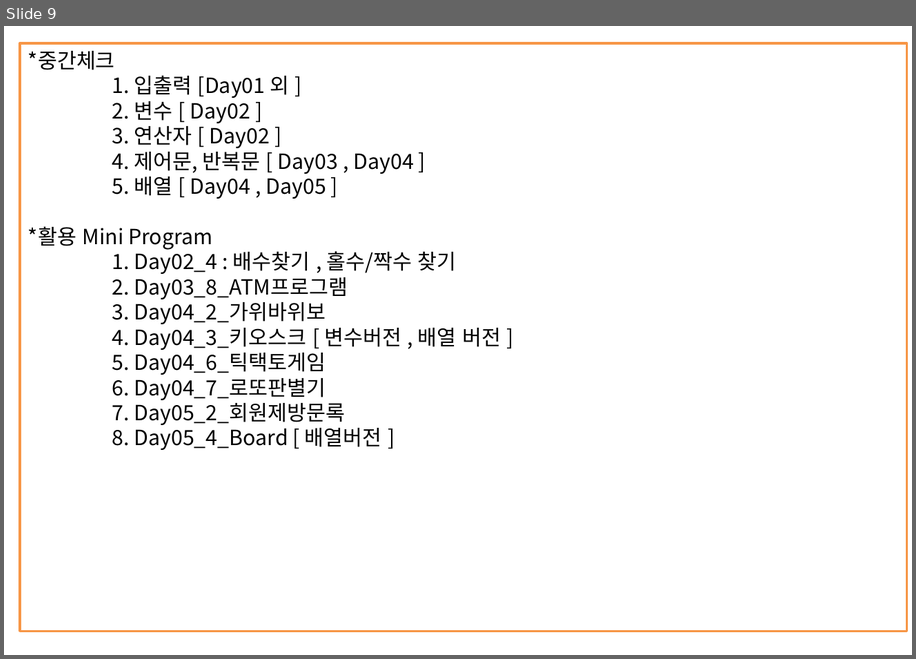
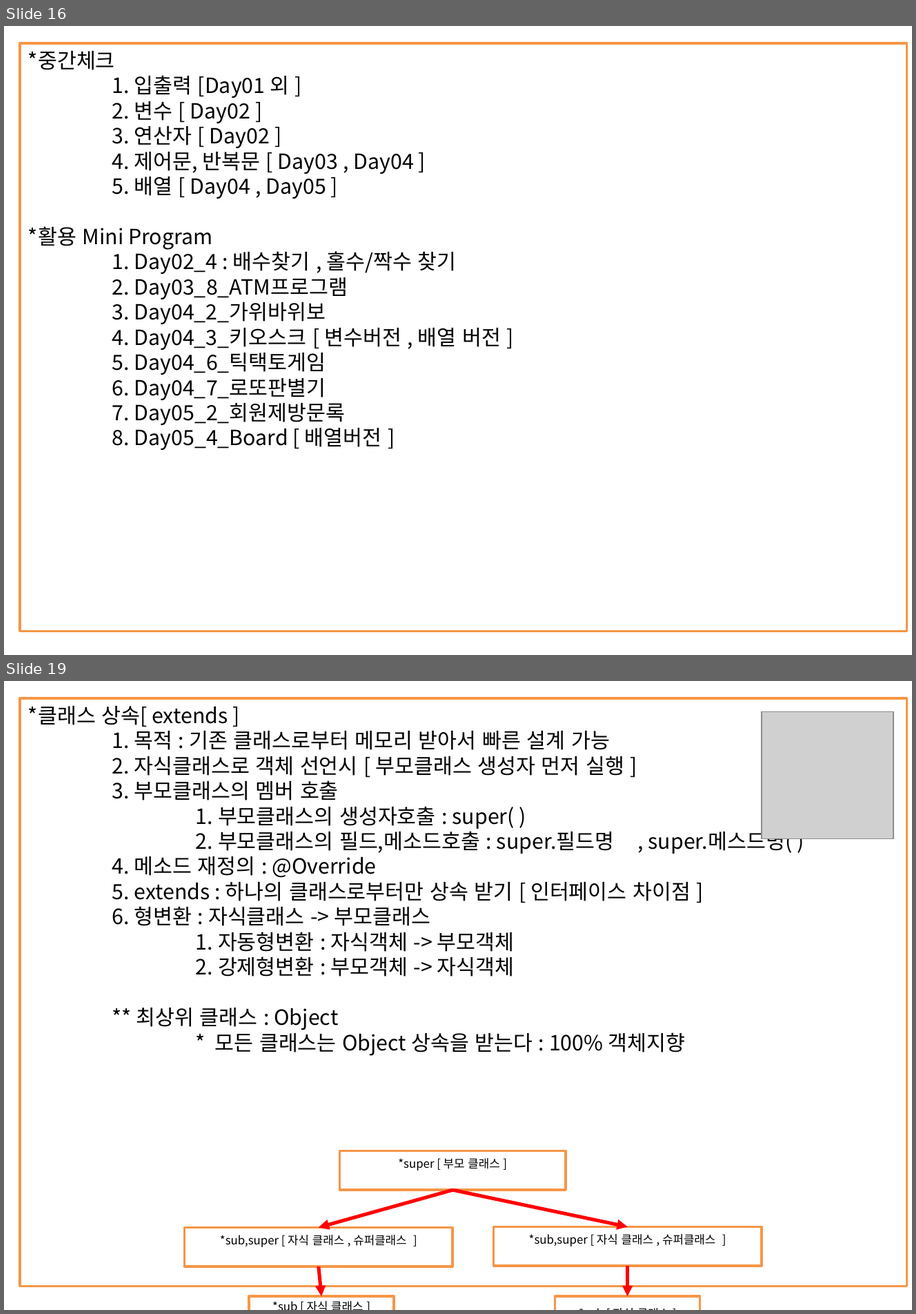
Before and after one commit to kth0027/ezen_kth, a slide deck: Study_Revise/JAVA-PPT/JAVA정리.pptx. Shown one above the other, each under a label of ours: slide 9 before the commit, slides 16 and 19 after it; the slides between them are not shown. The pictures are 916x659 and 916x1314 pixels, drawn with LibreOffice and Linux fonts; fonts in the diff are those of the drawing; grey boxes stand for pictures. Boxes give left, top, right and bottom in pixels: in the first picture for what was removed or moved away, otherwise in the second. Text is boxed around its words. In the diff, an @@ line names an element or a change of style, - is before the commit and + after.

```diff
--- a/Study_Revise/JAVA-PPT/JAVA정리.pptx
+++ b/Study_Revise/JAVA-PPT/JAVA정리.pptx
@@ slide 19 added at [4, 681, 912, 1310], background #FFFFFF @@
@@ rectangle added at [20, 699, 907, 1286], outline #F79646 2 pt, 18 pt, text #000000 @@
+*클래스 상속[ extends ]
+1. 목적 : 기존 클래스로부터 메모리 받아서 빠른 설계 가능
+2. 자식클래스로 객체 선언시 [ 부모클래스 생성자 먼저 실행 ]
+3. 부모클래스의 멤버 호출
+1. 부모클래스의 생성자호출 : super( )
+2. 부모클래스의 필드,메소드호출 : super.필드명 , super.메스드명( )
+4. 메소드 재정의 : @Override
+5. extends : 하나의 클래스로부터만 상속 받기 [ 인터페이스 차이점 ]
+6. 형변환 : 자식클래스 -> 부모클래스
+1. 자동형변환 : 자식객체 -> 부모객체
+2. 강제형변환 : 부모객체 -> 자식객체
+** 최상위 클래스 : Object
+* 모든 클래스는 Object 상속을 받는다 : 100% 객체지향
@@ picture added at [762, 711, 893, 838] @@
@@ group added at [184, 1150, 762, 1310]: 5 rectangles, 4 arrows @@
+*super [ 부모 클래스 ]
+*sub,super [ 자식 클래스 , 슈퍼클래스 ]
+*sub [ 자식 클래스 ]
+*sub [ 자식 클래스 ]
+*sub,super [ 자식 클래스 , 슈퍼클래스 ]
@@ what was slide 9 is now slide 16 @@
```
Also in this commit, not shown: 3 slides changed, 14 other slides added, 1 other file.
